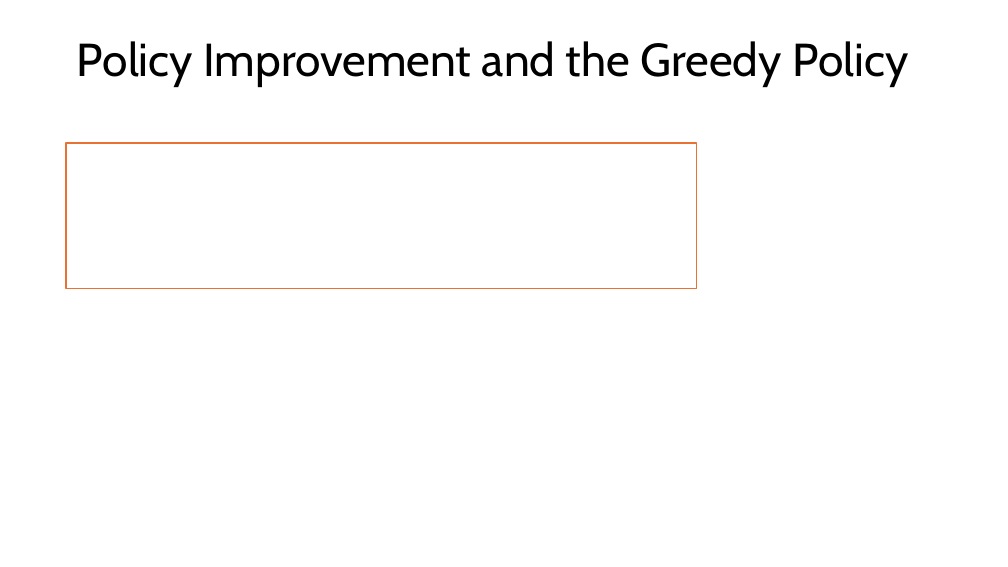
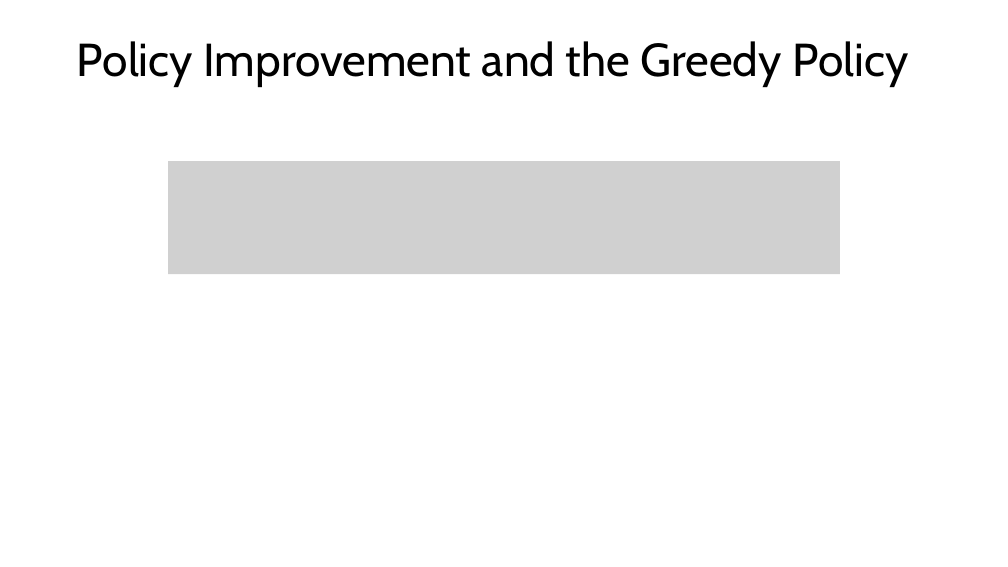
Before and after one commit to mhahsler/Introduction_to_Reinforcement_Learning, a slide deck: slide 13 of slides/Lecture_Chapter04.pptx. Drawn at 1008x567 pixels with LibreOffice and Linux fonts; fonts in the diff are those of the drawing; grey boxes stand for pictures. Boxes give left, top, right and bottom in pixels: in the first picture for what was removed or moved away, otherwise in the second. Text is boxed around its words. In the diff, an @@ line names an element or a change of style, - is before the commit and + after.

```diff
--- a/slides/Lecture_Chapter04.pptx
+++ b/slides/Lecture_Chapter04.pptx
@@ rectangle removed at [67, 143, 697, 288] @@
@@ picture added at [168, 161, 840, 274] @@
```
Also in this commit, not shown: 1 other slide changed, 1 slide added, 4 other files.
